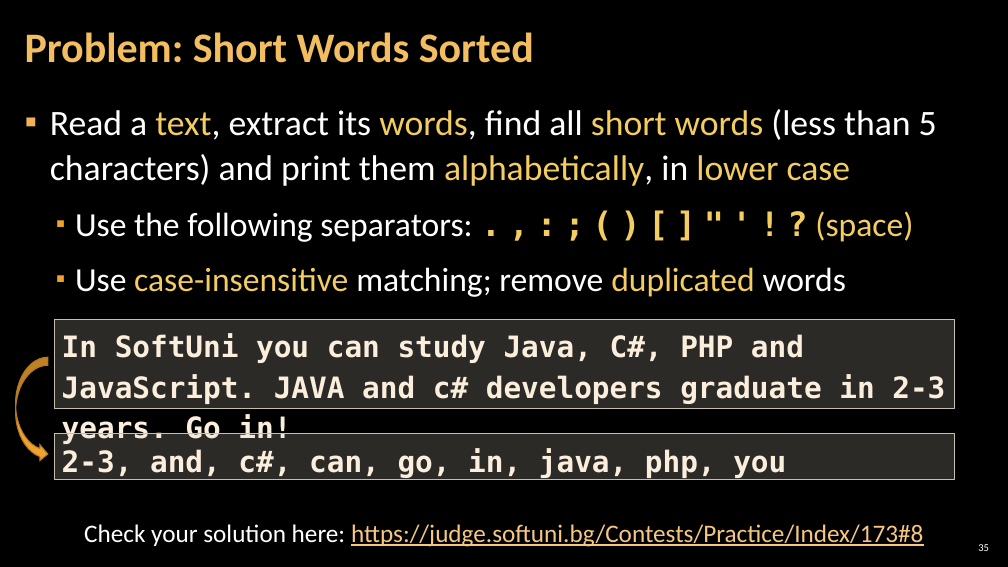
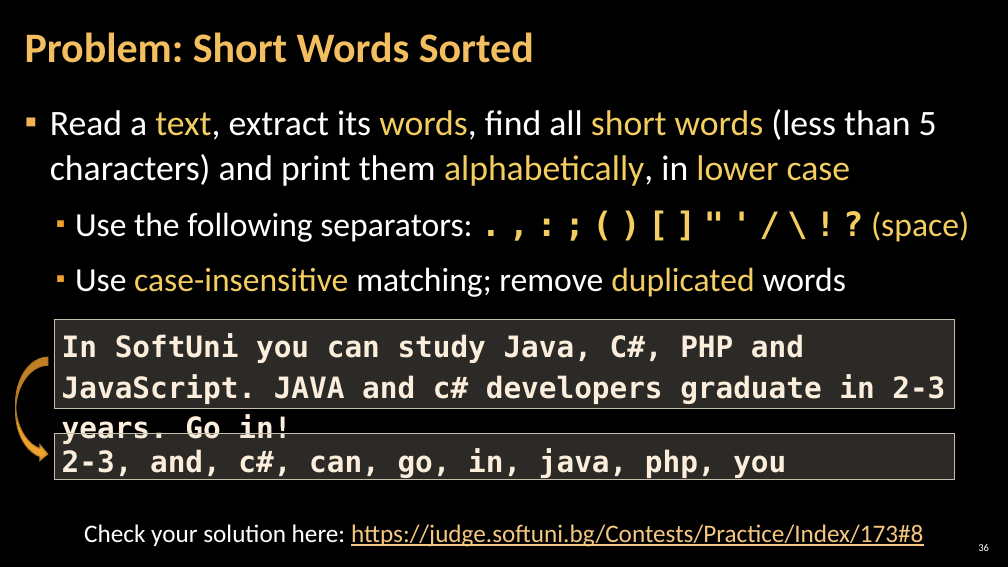
Before and after one commit to RevoRBE/Programming-Fundamentals, a slide deck: slide 36 of 00 Resources/05. Programming-Fundamentals-Strings-Dictionaries-Lambda-and-LINQ.pptx (slide 35 before the commit). Drawn at 1008x567 pixels with LibreOffice and Linux fonts; fonts in the diff are those of the drawing; background and template pictures are left out. Boxes give left, top, right and bottom in pixels: in the first picture for what was removed or moved away, otherwise in the second. Text is boxed around its words. In the diff, an @@ line names an element or a change of style, - is before the commit and + after.

```diff
--- a/00 Resources/05. Programming-Fundamentals-Strings-Dictionaries-Lambda-and-LINQ.pptx
+++ b/00 Resources/05. Programming-Fundamentals-Strings-Dictionaries-Lambda-and-LINQ.pptx
@@ text at (x1=75, y1=211, x2=969, y2=242): text changed @@
-  ▪ Use the following separators: . , : ; ( ) [ ] " ' ! ? (space)
+  ▪ Use the following separators: . , : ; ( ) [ ] " ' / \ ! ? (space)
@@ page number at (x1=978, y1=544, x2=989, y2=551): text changed @@
-35
+36
```
Also in this commit, not shown: 18 other slides changed, 1 slide added, 7 other files.
